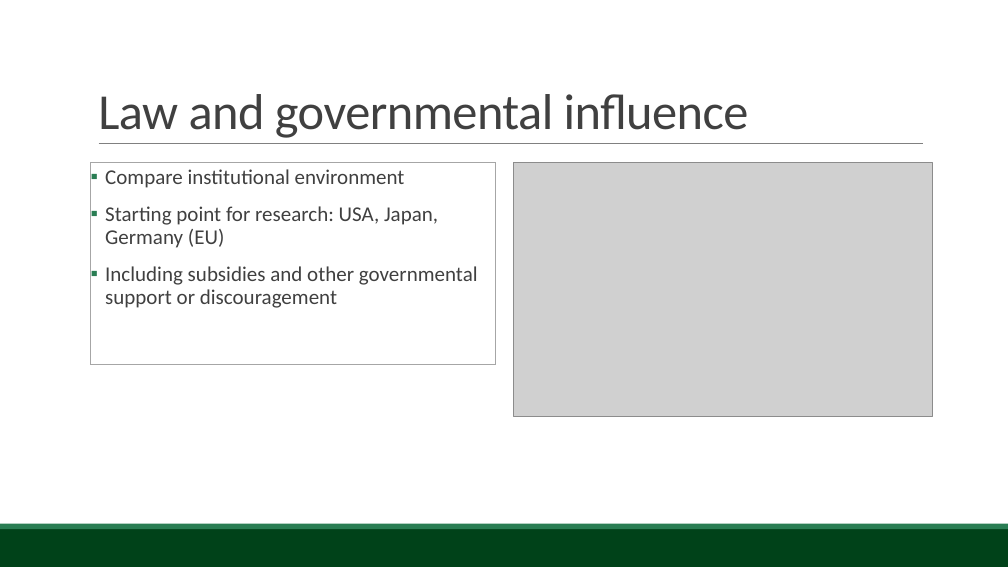
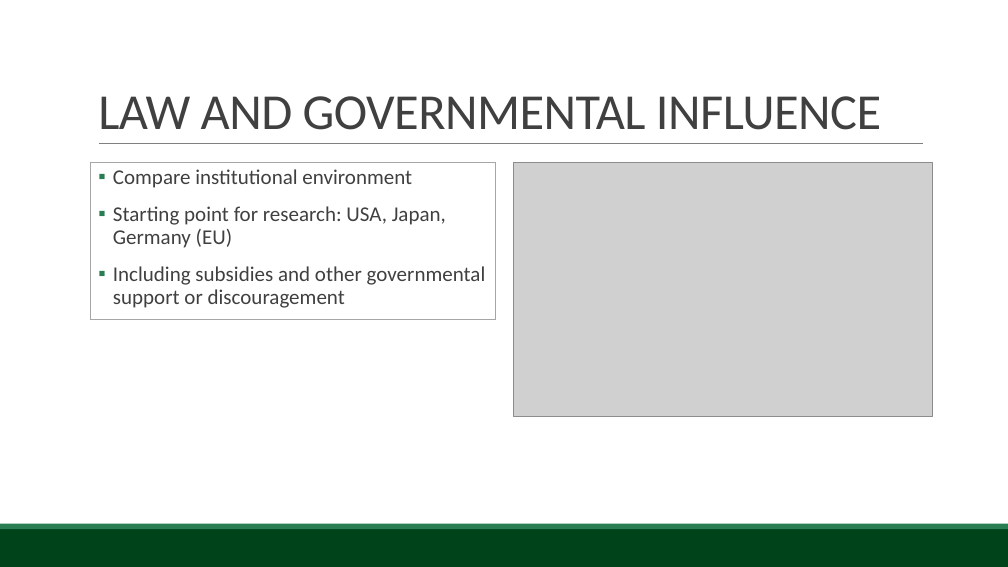
Before and after one commit to BambuGMS/Industry-Analysis-Report, a slide deck: slide 16 of Assignments/Presentations/2015.04.15Presentation_0.1.pptx (slide 14 before the commit). Drawn at 1008x567 pixels with LibreOffice and Linux fonts; fonts in the diff are those of the drawing; grey boxes stand for pictures; background and template pictures are left out. Boxes give left, top, right and bottom in pixels: in the first picture for what was removed or moved away, otherwise in the second. Text is boxed around its words. In the diff, an @@ line names an element or a change of style, - is before the commit and + after.

```diff
--- a/Assignments/Presentations/2015.04.15Presentation_0.1.pptx
+++ b/Assignments/Presentations/2015.04.15Presentation_0.1.pptx
@@ title at bbox=[98, 96, 881, 130]: text changed @@
-Law and governmental influence
+LAW AND GOVERNMENTAL INFLUENCE
@@ text "Compare institutional environment": place and size @@
-text "Compare institutional environment" at bbox=[91, 163, 496, 365]
+text "Compare institutional environment" at bbox=[91, 163, 496, 320]
@@ text "Compare institutional environment" at bbox=[91, 163, 496, 320]: indent changed @@
```
Also in this commit, not shown: 6 other slides changed, 5 slides added, 2 slides removed.
